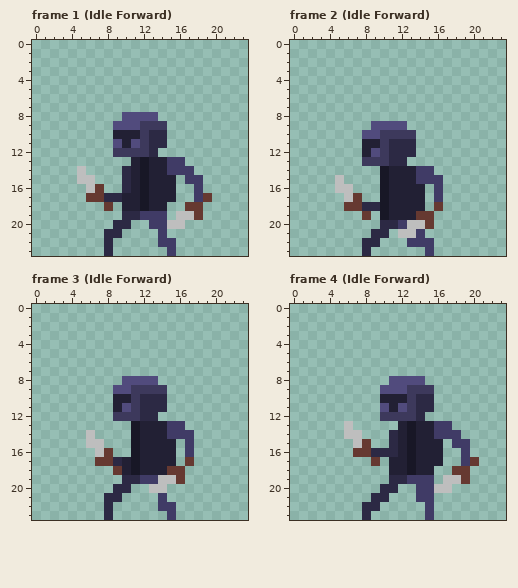
Pixel-art file: Assets/Sprites/Asperite files/AnimationsTest.aseprite. The picture above was drawn from the file before the commit.
24x24 pixels, 32 frames. Colours within 5 levels of each other are drawn and written as one. Shown: frame 1 (Idle Forward), frame 2 (Idle Forward), frame 3 (Idle Forward), frame 4 (Idle Forward). The commit also changed other frames, which this record leaves out.
The result:
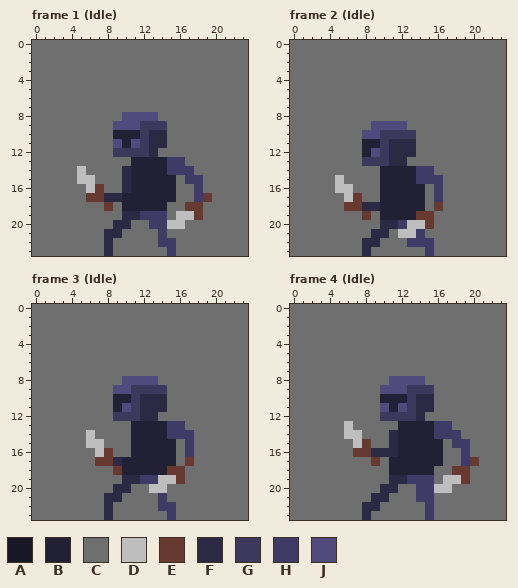
Palette (. is transparent): A #181726  B #222034  C #6f6f6f  D #bebebe  E #663931  F #2c2944  G #3d395c  H #403b66  J #514b7d
Diff:
layer "Layer 2" added
layer "Layer 1" added
layer "Sprite Sheet" removed
Changed rows in their new state; - is an unchanged pixel.
Frame 1 (Idle), layers "Layer 1", "Layer 2":
first column x 0:
 0 CCCCCCCCCCCCCCCCCCCCCCCC
 1 CCCCCCCCCCCCCCCCCCCCCCCC
 2 CCCCCCCCCCCCCCCCCCCCCCCC
 3 CCCCCCCCCCCCCCCCCCCCCCCC
 4 CCCCCCCCCCCCCCCCCCCCCCCC
 5 CCCCCCCCCCCCCCCCCCCCCCCC
 6 CCCCCCCCCCCCCCCCCCCCCCCC
 7 CCCCCCCCCCCCCCCCCCCCCCCC
 8 CCCCCCCCCC----CCCCCCCCCC
 9 CCCCCCCCC------CCCCCCCCC
10 CCCCCCCCC------CCCCCCCCC
11 CCCCCCCCC------CCCCCCCCC
12 CCCCCCCCC-----CCCCCCCCCC
13 CCCCCCCCCCC-B----CCCCCCC
14 CCCCC-CCCC--B-----CCCCCC
15 CCCCC--CCC--B---C--CCCCC
16 CCCCCC--CC--B---CC-CCCCC
17 CCCCCC------B---CC--CCCC
18 CCCCCCCC-C--B--CC--CCCCC
19 CCCCCCCCCC-----C---CCCCC
20 CCCCCCCCC--CC----CCCCCCC
21 CCCCCCCC--CCCC-CCCCCCCCC
22 CCCCCCCC-CCCCC--CCCCCCCC
23 CCCCCCCC-CCCCCC-CCCCCCCC
Frame 2 (Idle), layers "Layer 1", "Layer 2":
first column x 0:
 0 CCCCCCCCCCCCCCCCCCCCCCCC
 1 CCCCCCCCCCCCCCCCCCCCCCCC
 2 CCCCCCCCCCCCCCCCCCCCCCCC
 3 CCCCCCCCCCCCCCCCCCCCCCCC
 4 CCCCCCCCCCCCCCCCCCCCCCCC
 5 CCCCCCCCCCCCCCCCCCCCCCCC
 6 CCCCCCCCCCCCCCCCCCCCCCCC
 7 CCCCCCCCCCCCCCCCCCCCCCCC
 8 CCCCCCCCCCCCCCCCCCCCCCCC
 9 CCCCCCCCC----CCCCCCCCCCC
10 CCCCCCCC------CCCCCCCCCC
11 CCCCCCCC------CCCCCCCCCC
12 CCCCCCCC------CCCCCCCCCC
13 CCCCCCCC-----CCCCCCCCCCC
14 CCCCCCCCCCB-----CCCCCCCC
15 CCCCC-CCCCB------CCCCCCC
16 CCCCC--CCCB----C-CCCCCCC
17 CCCCCC--CCB----C-CCCCCCC
18 CCCCCC----B----C-CCCCCCC
19 CCCCCCCC-CB-----CCCCCCCC
20 CCCCCCCCCC------CCCCCCCC
21 CCCCCCCCC--C---CCCCCCCCC
22 CCCCCCCC--CCC---CCCCCCCC
23 CCCCCCCC-CCCCCC-CCCCCCCC
Frame 3 (Idle), layers "Layer 1", "Layer 2":
first column x 0:
 0 CCCCCCCCCCCCCCCCCCCCCCCC
 1 CCCCCCCCCCCCCCCCCCCCCCCC
 2 CCCCCCCCCCCCCCCCCCCCCCCC
 3 CCCCCCCCCCCCCCCCCCCCCCCC
 4 CCCCCCCCCCCCCCCCCCCCCCCC
 5 CCCCCCCCCCCCCCCCCCCCCCCC
 6 CCCCCCCCCCCCCCCCCCCCCCCC
 7 CCCCCCCCCCCCCCCCCCCCCCCC
 8 CCCCCCCCCC----CCCCCCCCCC
 9 CCCCCCCCC------CCCCCCCCC
10 CCCCCCCCC------CCCCCCCCC
11 CCCCCCCCC------CCCCCCCCC
12 CCCCCCCCC-----CCCCCCCCCC
13 CCCCCCCCCCCB-----CCCCCCC
14 CCCCCC-CCCCB------CCCCCC
15 CCCCCC--CCCB----C-CCCCCC
16 CCCCCCC--CCB----C-CCCCCC
17 CCCCCCC----B----C-CCCCCC
18 CCCCCCCCC--B-----CCCCCCC
19 CCCCCCCCCC-------CCCCCCC
20 CCCCCCCCC--CC--CCCCCCCCC
21 CCCCCCCC--CCCC-CCCCCCCCC
22 CCCCCCCC-CCCCC--CCCCCCCC
23 CCCCCCCC-CCCCCC-CCCCCCCC
Frame 4 (Idle), layers "Layer 1", "Layer 2":
first column x 0:
 0 CCCCCCCCCCCCCCCCCCCCCCCC
 1 CCCCCCCCCCCCCCCCCCCCCCCC
 2 CCCCCCCCCCCCCCCCCCCCCCCC
 3 CCCCCCCCCCCCCCCCCCCCCCCC
 4 CCCCCCCCCCCCCCCCCCCCCCCC
 5 CCCCCCCCCCCCCCCCCCCCCCCC
 6 CCCCCCCCCCCCCCCCCCCCCCCC
 7 CCCCCCCCCCCCCCCCCCCCCCCC
 8 CCCCCCCCCCC----CCCCCCCCC
 9 CCCCCCCCCC------CCCCCCCC
10 CCCCCCCCCC------CCCCCCCC
11 CCCCCCCCCC------CCCCCCCC
12 CCCCCCCCCC-----CCCCCCCCC
13 CCCCCC-CCCCC-B----CCCCCC
14 CCCCCC--CCC--B-----CCCCC
15 CCCCCCC--CC--B---C--CCCC
16 CCCCCCC------B---CC-CCCC
17 CCCCCCCCC-C--B---CC--CCC
18 CCCCCCCCCCC--B--CC--CCCC
19 CCCCCCCCCCC-----C---CCCC
20 CCCCCCCCCC--CC----CCCCCC
21 CCCCCCCCC--CCC--CCCCCCCC
22 CCCCCCCC--CCCCC-CCCCCCCC
23 CCCCCCCC-CCCCCC-CCCCCCCC
Boxes around the changes in both pictures, in picture pixels (x1, y1, x2, y2):
changed: (32, 40, 248, 256)
changed: (290, 40, 506, 256)
changed: (32, 304, 248, 520)
changed: (290, 304, 506, 520)
